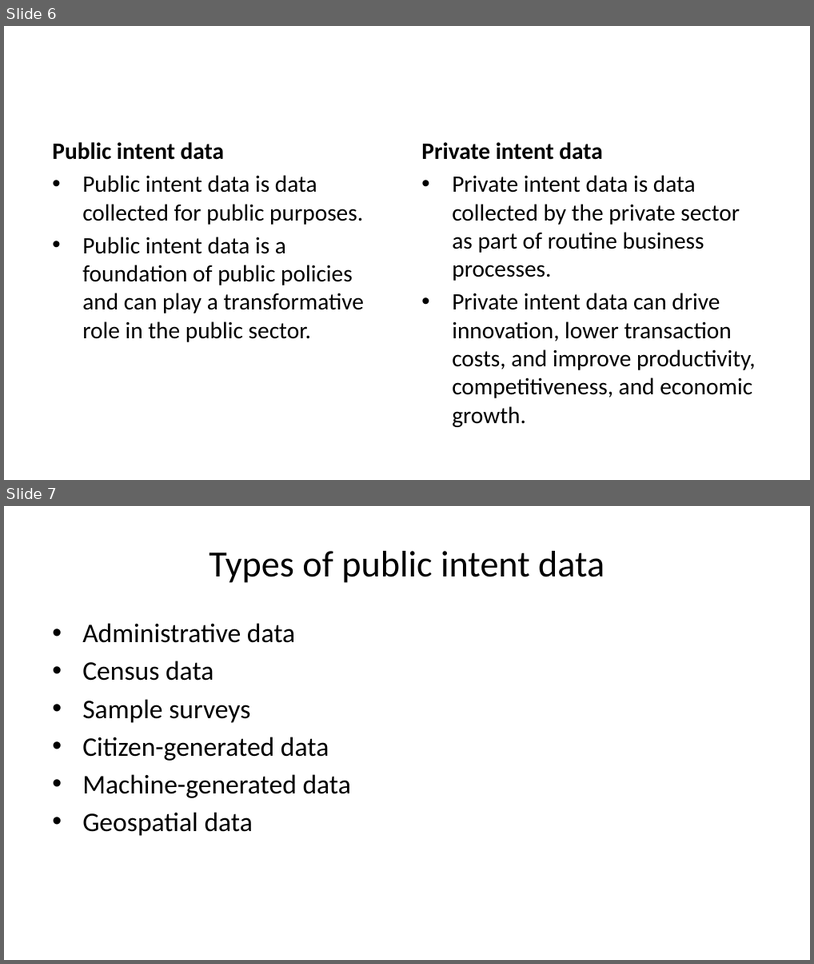
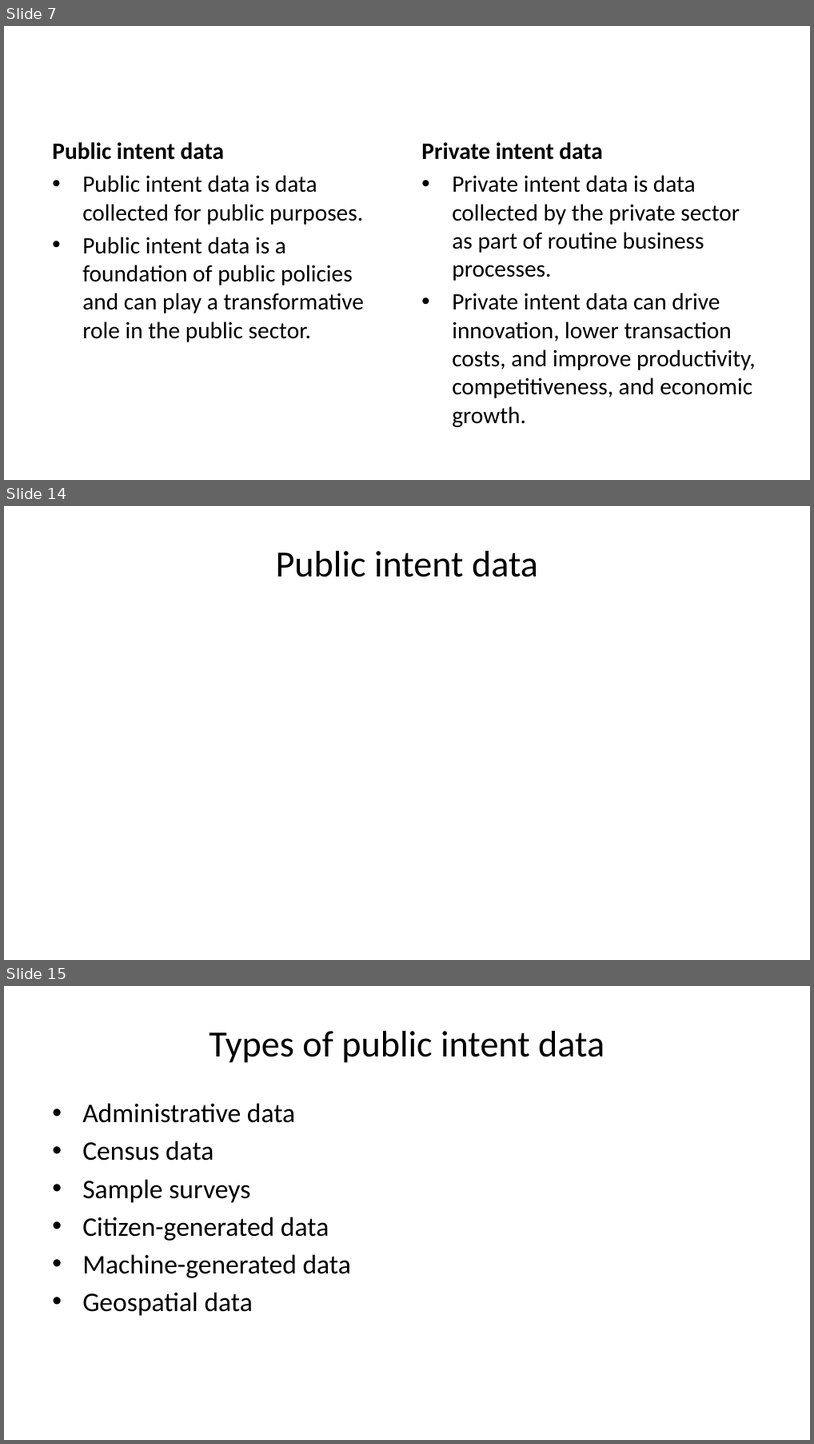
Before and after one commit to tamanh-oxford/capacity-development, a slide deck: data-frameworks/01-global-landscape.pptx. Shown one above the other, each under a label of ours: slides 6 and 7 before the commit, slides 7, 14 and 15 after it; the slides between them are not shown. The pictures are 814x964 and 814x1444 pixels, drawn with LibreOffice and Linux fonts; fonts in the diff are those of the drawing. Boxes give left, top, right and bottom in pixels: in the first picture for what was removed or moved away, otherwise in the second. Text is boxed around its words. In the diff, an @@ line names an element or a change of style, - is before the commit and + after.

```diff
--- a/data-frameworks/01-global-landscape.pptx
+++ b/data-frameworks/01-global-landscape.pptx
@@ slide 14 added at (4,506,810,960), background #FFFFFF @@
@@ title added at (276,551,538,577), 33 pt, text #000000 @@
+Public intent data
@@ what was slide 6 is now slide 7 @@
@@ what was slide 7 is now slide 15 @@
```
Also in this commit, not shown: 3 slides changed, 8 other slides added, 28 other files.
